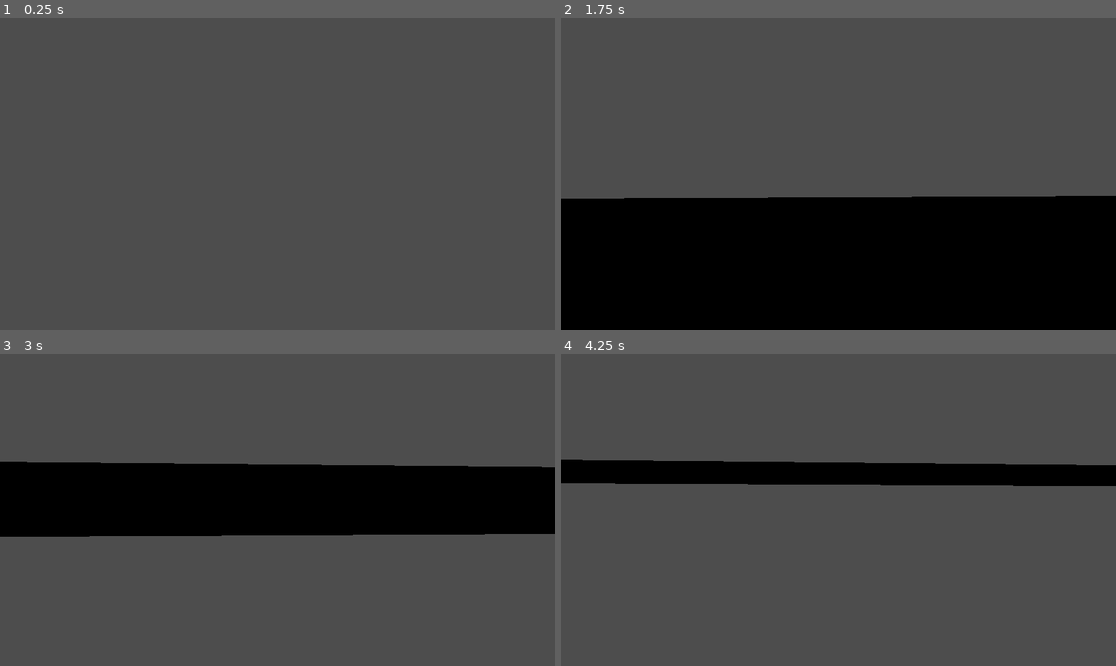
Above: before the commit, frames 1-4 (two rows, left to right).
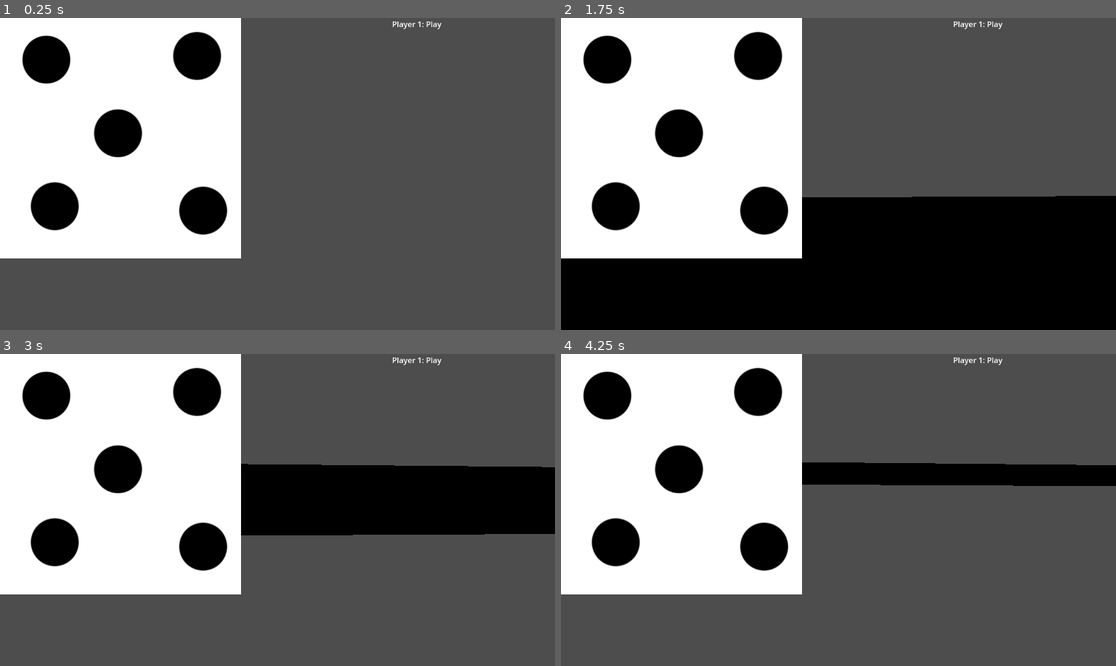
Above: after the commit, the same moments.

Repository: internot169/CasaGrande
Game: Godot game, scene res://board.tscn
The game is run twice, just before and just after one commit, with the same random seed, the same clock (stepped at 60 frames per second) and the same inputs. The project has no main scene, so this scene is started directly.
Inputs:
- Up to frame 1 (0.25 s): no input
- Up to frame 2 (1.75 s): tap Enter at 0.5 s; hold A (A) 0.53-1.28 s; tap D (D) at 0.8, 1.35 s; tap A (A) at 1.55 s
- Up to frame 3 (3 s): tap Space at 2 s; hold A (A) 2.03-2.78 s; tap D (D) at 2.3, 2.85 s
- Up to frame 4 (4.25 s): tap A (A) at 3.05 s; tap Enter at 3.5 s; hold A (A) from 3.53 s (still down); tap D (D) at 3.8 s

The runs differ from the first frame. In frame 1, 33% of the frame differs, in the area x 0-80%, y 0-78%; in frame 2, 32%; in frame 3, 32%; in frame 4, 33%.

Commit message:
Refactor UI.tscn, add player text, scale dice down

Diff:
--- a/CasaGrande/board.tscn
+++ b/CasaGrande/board.tscn
@@ -1,6 +1,7 @@
-[gd_scene load_steps=4 format=3 uid="uid://b3q7fd0edg78"]
+[gd_scene load_steps=5 format=3 uid="uid://b3q7fd0edg78"]
 
 [ext_resource type="Script" path="res://CameraController.gd" id="1_qyqgq"]
+[ext_resource type="PackedScene" uid="uid://cax20q47epvn6" path="res://game_manager.tscn" id="2_b0xy6"]
 
 [sub_resource type="BoxMesh" id="BoxMesh_tvk7r"]
 
@@ -23,3 +24,5 @@
 transform = Transform3D(100, -2.98023e-08, 1.05879e-20, 2.98023e-06, 1, -3.55271e-13, -7.88861e-29, 4.44089e-16, 800, 0, 3.8147e-06, -5.68434e-14)
 mesh = SubResource("BoxMesh_tvk7r")
 surface_material_override/0 = SubResource("StandardMaterial3D_jyypq")
+
+[node name="GameManager" parent="." instance=ExtResource("2_b0xy6")]
--- a/CasaGrande/game_manager.gd
+++ b/CasaGrande/game_manager.gd
@@ -2,20 +2,28 @@
 
 enum States {PLAYER_1_TURN, PLAYER_2_TURN, PLAYER_3_TURN, PLAYER_4_TURN, GAME_OVER}
 
-var curstate = States.PLAYER_1_TURN
+var curstate = States.PLAYER_4_TURN
 var game_ending = false
 
 var players = []
 
 func switch_turn():
+	var text = ""
+
 	if curstate == States.PLAYER_1_TURN:
 		curstate = States.PLAYER_2_TURN
+		text = "Player 2: Play"
 	elif curstate == States.PLAYER_2_TURN:
 		curstate = States.PLAYER_3_TURN
+		text = "Player 3: Play"
 	elif curstate == States.PLAYER_3_TURN:
 		curstate = States.PLAYER_4_TURN
+		text = "Player 4: Play"
 	elif curstate == States.PLAYER_4_TURN:
 		curstate = States.PLAYER_1_TURN
+		text = "Player 1: Play"
+
+	$UI/RichTextLabel.text = text
 
 	turn()
 
@@ -28,15 +36,7 @@
 	var num = int((rand.randf_range(0, 1) * 6) + 1)
 
 	# Display the visual
-	var dice = $UI/Dice2
-	var img = Image.new()
-	print(num)
-	img.load("res://dice" + str(num) + ".jpg")
-	print(img)
-
-	var tex = ImageTexture.create_from_image(img)
-	print(tex)
-	dice.texture = tex
+	$UI.display_dice(num)
 
 	return num
 
@@ -61,6 +61,7 @@
 
 # Called when the node enters the scene tree for the first time.
 func _ready():
+	switch_turn()
 	roll_dice()
 
 
--- a/CasaGrande/game_manager.tscn
+++ b/CasaGrande/game_manager.tscn
@@ -7,7 +7,3 @@
 script = ExtResource("1_n8qkr")
 
 [node name="UI" parent="." instance=ExtResource("2_ls8pe")]
-
-[node name="Dice2" type="TextureRect" parent="UI"]
-offset_right = 40.0
-offset_bottom = 40.0
--- /dev/null
+++ b/CasaGrande/ui.gd
@@ -0,0 +1,11 @@
+extends Control
+
+
+func display_dice(num):
+	var dice = $Dice
+
+	var img = Image.new()
+	img.load("res://dice" + str(num) + ".jpg")
+
+	var tex = ImageTexture.create_from_image(img)
+	dice.texture = tex
--- a/CasaGrande/ui.tscn
+++ b/CasaGrande/ui.tscn
@@ -1,4 +1,6 @@
-[gd_scene format=3 uid="uid://cxud4apv37bp4"]
+[gd_scene load_steps=2 format=3 uid="uid://cxud4apv37bp4"]
+
+[ext_resource type="Script" path="res://ui.gd" id="1_sml6r"]
 
 [node name="UI" type="Control"]
 layout_mode = 3
@@ -7,3 +9,15 @@
 anchor_bottom = 1.0
 grow_horizontal = 2
 grow_vertical = 2
+script = ExtResource("1_sml6r")
+
+[node name="Dice" type="TextureRect" parent="."]
+offset_right = 40.0
+offset_bottom = 40.0
+
+[node name="RichTextLabel" type="RichTextLabel" parent="."]
+layout_mode = 0
+offset_left = 814.0
+offset_top = 1.0
+offset_right = 1153.0
+offset_bottom = 41.0
Binary file changed: CasaGrande/dice1.jpg
Not shown, changed: CasaGrande/dice1.jpg.import
Binary file changed: CasaGrande/dice2.jpg
Not shown, changed: CasaGrande/dice2.jpg.import
Not shown, added: CasaGrande/Criteria for Admission to Communist Youth League (1981).pdf
